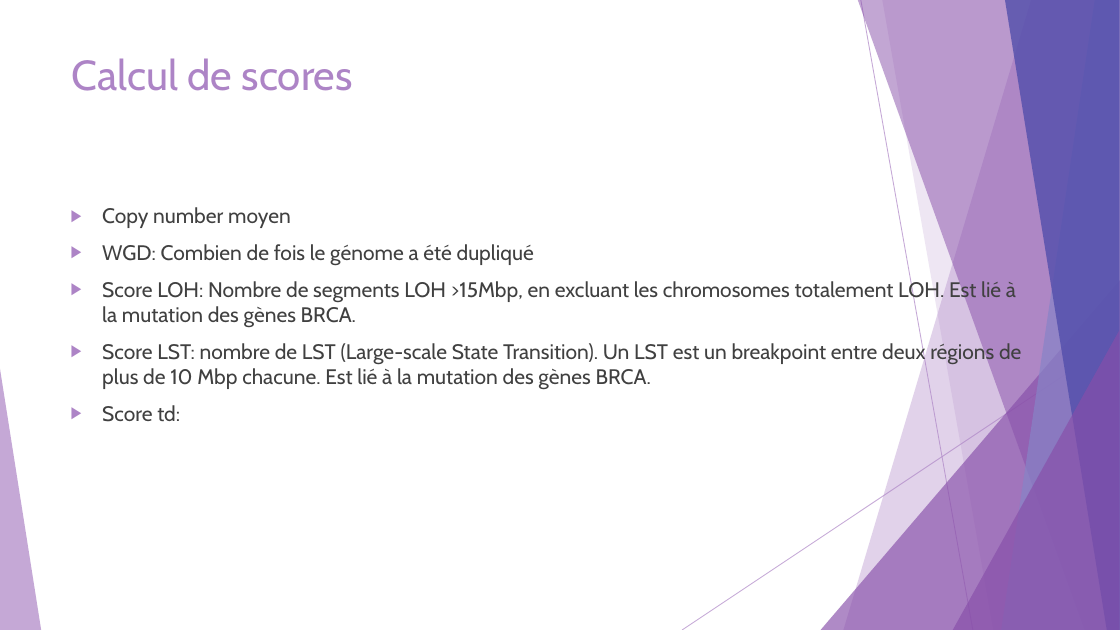
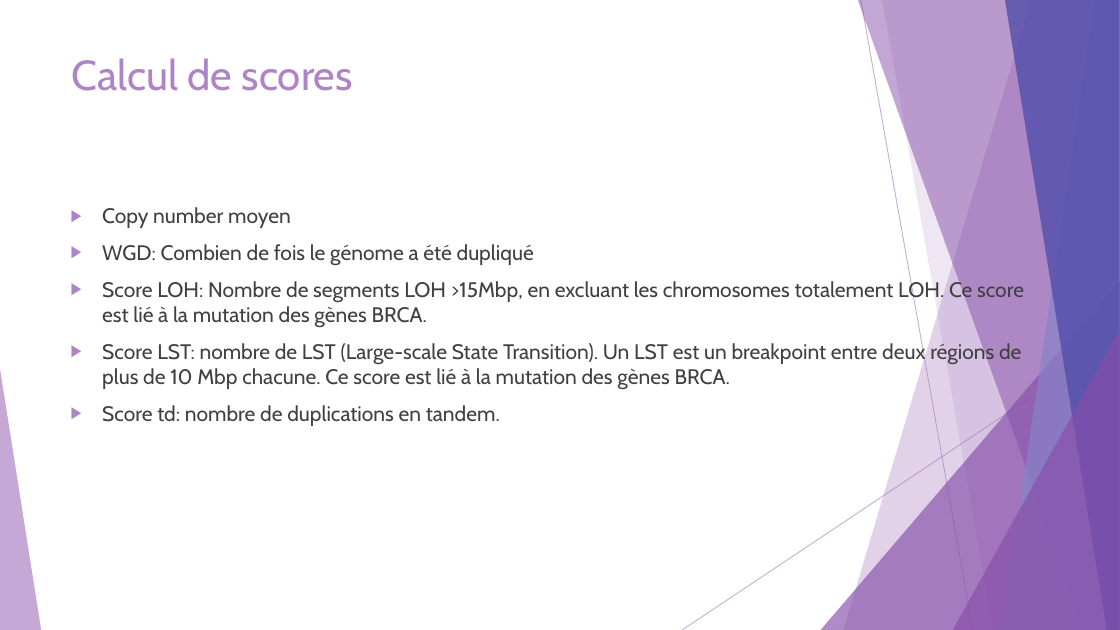
Before and after one commit to Elie-Bordron/DEA-dataviz, a slide deck: slide 13 of docs/docs_I_made/slides/OncoscanR.pptx (slide 7 before the commit). Drawn at 1120x630 pixels with LibreOffice and Linux fonts; fonts in the diff are those of the drawing. Boxes give left, top, right and bottom in pixels: in the first picture for what was removed or moved away, otherwise in the second. Text is boxed around its words. In the diff, an @@ line names an element or a change of style, - is before the commit and + after.

```diff
--- a/docs/docs_I_made/slides/OncoscanR.pptx
+++ b/docs/docs_I_made/slides/OncoscanR.pptx
@@ text at bbox=[102, 279, 1024, 426]: text changed @@
-▶ Score LOH: Nombre de segments LOH >15Mbp, en excluant les chromosomes totalement LOH. Est lié à la mutation des gènes BRCA.
-▶ Score LST: nombre de LST (Large-scale State Transition). Un LST est un breakpoint entre deux régions de plus de 10 Mbp chacune. Est lié à la mutation des gènes BRCA.
-▶ Score td:
+▶ Score LOH: Nombre de segments LOH >15Mbp, en excluant les chromosomes totalement LOH. Ce score est lié à la mutation des gènes BRCA.
+▶ Score LST: nombre de LST (Large-scale State Transition). Un LST est un breakpoint entre deux régions de plus de 10 Mbp chacune. Ce score est lié à la mutation des gènes BRCA.
+▶ Score td: nombre de duplications en tandem.
```
Also in this commit, not shown: 2 other slides changed, 7 slides added, 1 slide removed, 33 other files.
